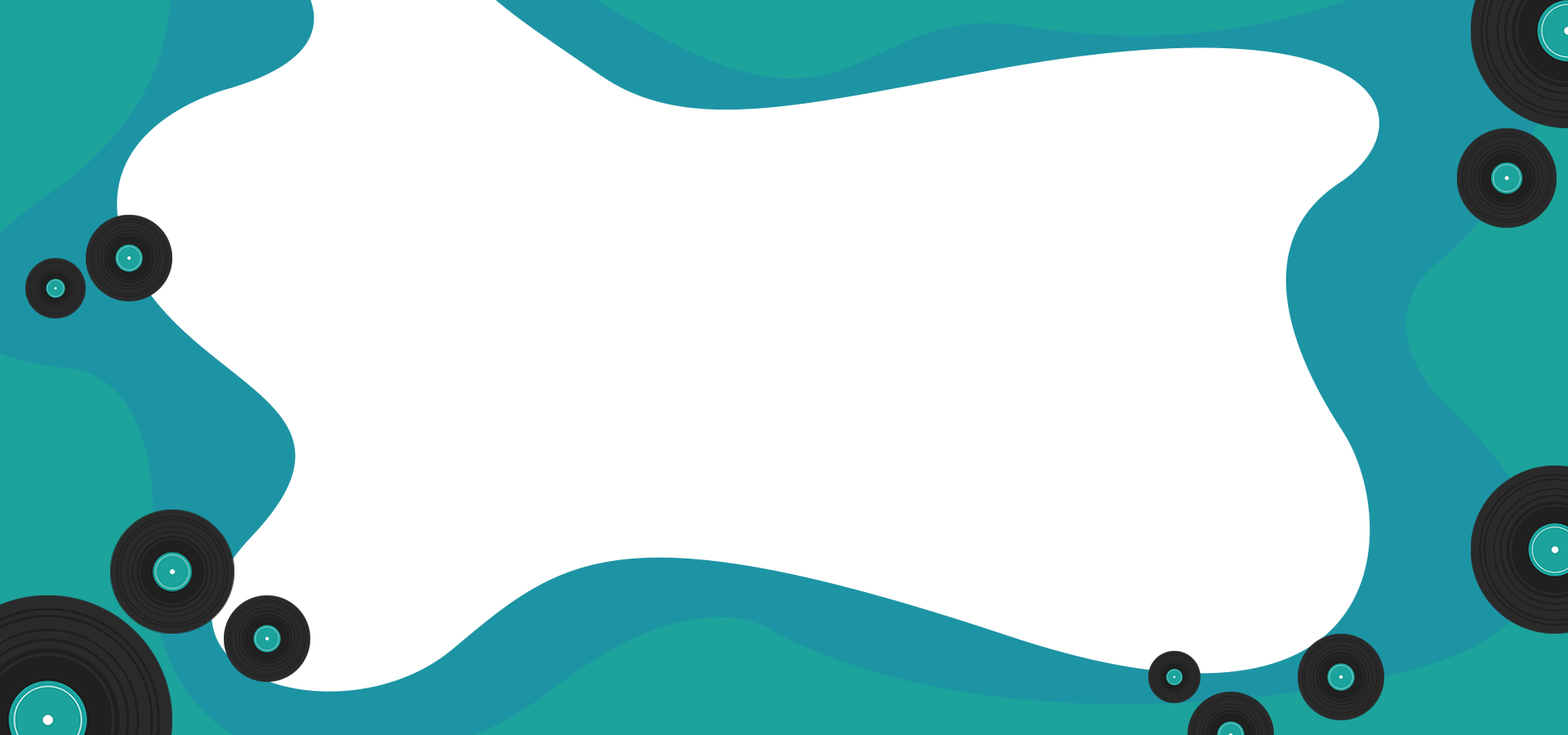
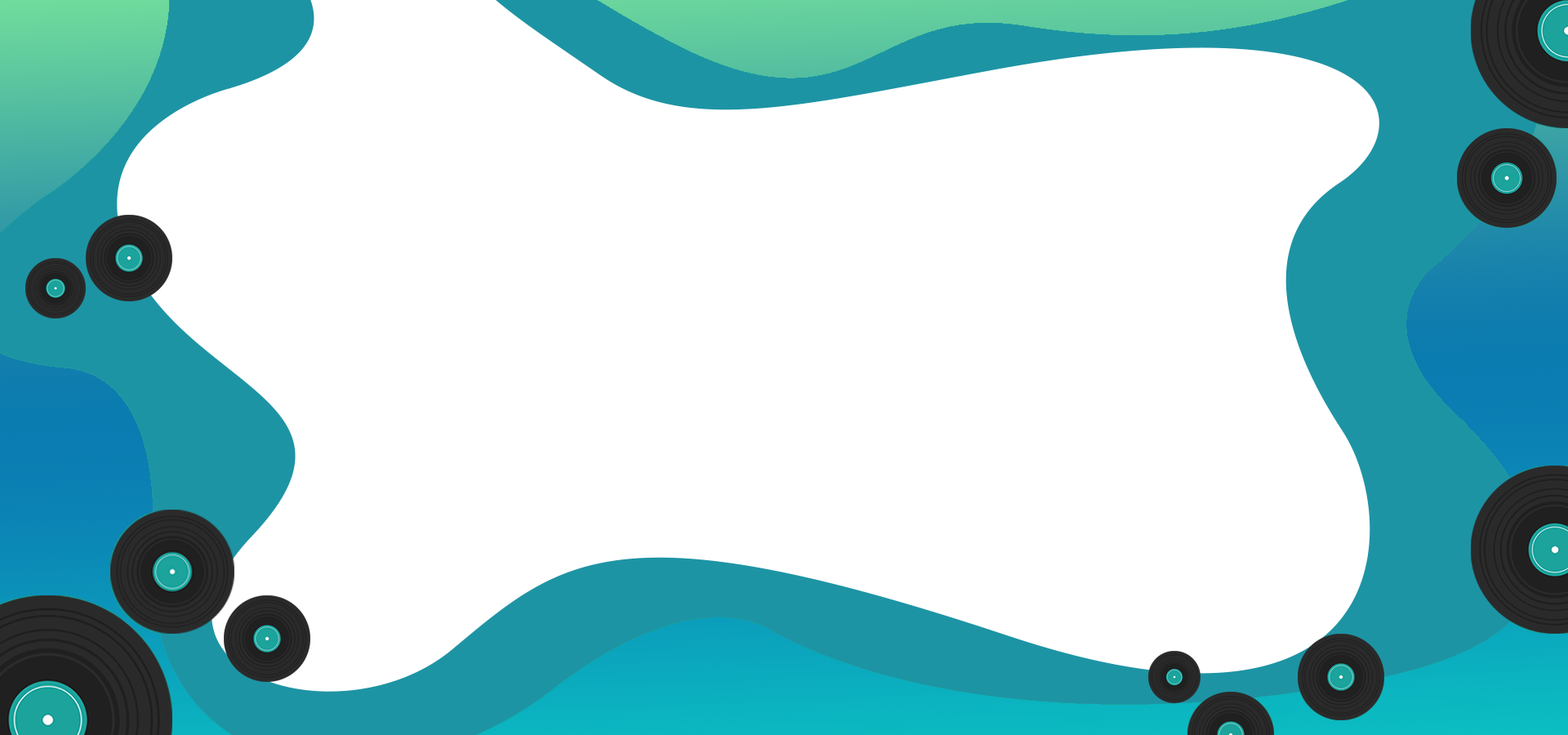
Layered file, before and after one edit (1568×735). Changes by layer:
removed group "Group 1" (11 layers) over box(0, 0, 1568, 735)
renamed "Layer 2 copy 9" to "Layer 1", moved it out of group "Group 1", painted on it over box(0, 0, 1568, 735)
removed layer "Layer 2 copy 10" from group "Group 1" over box(1192, 702, 1201, 704)
removed layer "Layer 2 copy 8" from group "Group 1" over box(1187, 695, 1274, 727)
renamed "Layer 2" to "Layer 0", moved it out of group "Group 1", painted on it over box(0, 0, 1568, 735)
removed layer "Layer 2 copy 4" from group "Group 1" over box(0, 595, 173, 709)
removed layer "Layer 2 copy 3" from group "Group 1" over box(1496, 465, 1564, 634)
removed layer "Layer 2 copy 7" from group "Group 1" over box(1535, 3, 1559, 129)
removed layer "Layer 2 copy 6" from group "Group 1" over box(1297, 683, 1385, 721)
removed layer "Layer 4" over box(0, 0, 1568, 735)
removed layer "Layer 3" over box(0, 0, 1568, 735)
